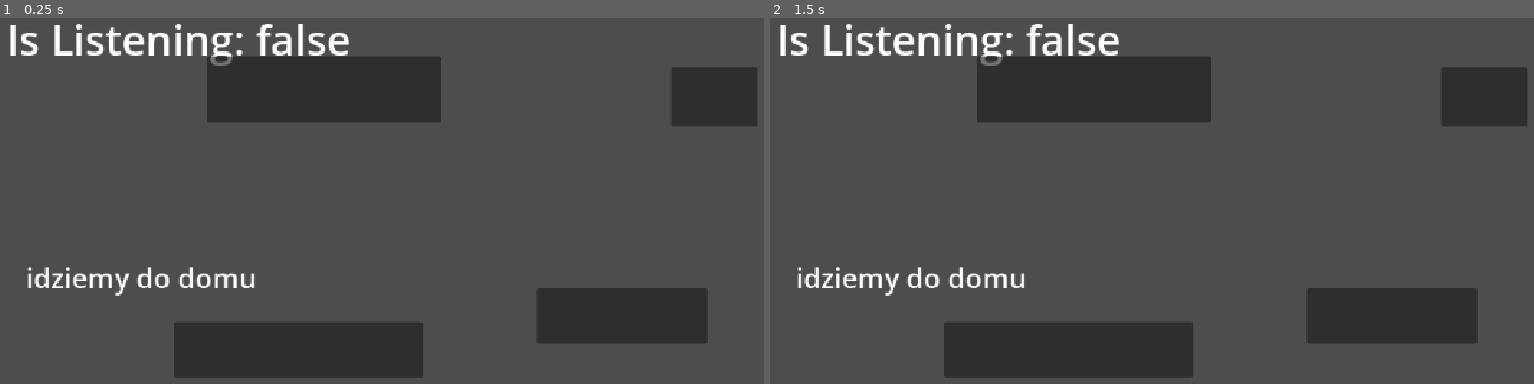
Above: before the commit, frames 1-2 (left to right).
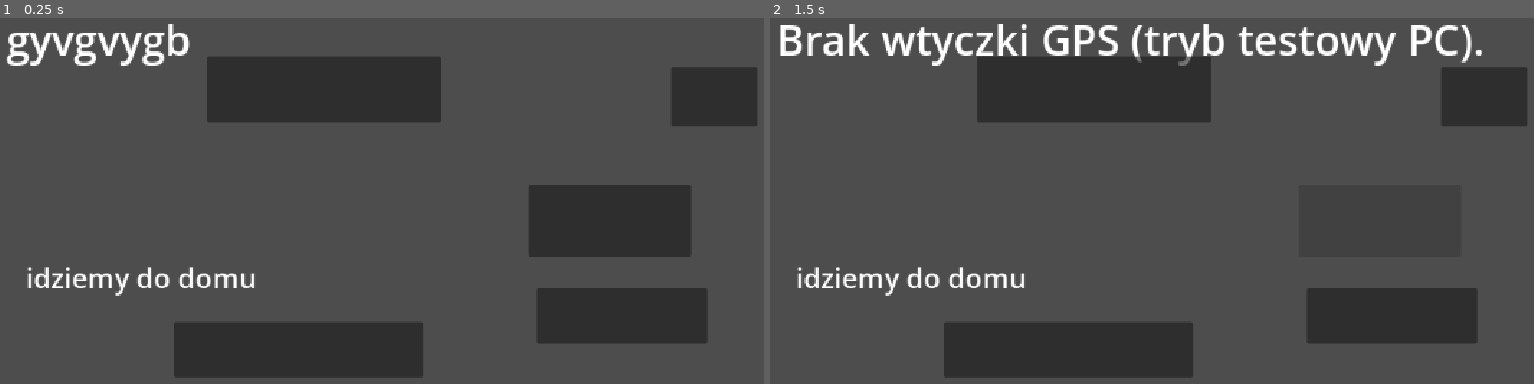
Above: after the commit, the same moments.

Repository: Soyer13/BestHaks-APP
Game: Godot game, scene res://widzety/test.tscn
Same seed, same stepped clock (60 frames per second), same inputs: the game is played once before the commit and once after it.
Inputs (mouse positions are in pixels of both pictures, inside the frame that each line leads up to):
- Up to frame 1 (0.25 s): no input
- Up to frame 2 (1.5 s): click (1067, 351) at 0.5 s; click (1381, 219) at 1.27 s

The runs differ from the first frame. In frame 1, 6.1% of the frame differs, in the area x 0-91%, y 1-66%; in frame 2, 3.7%.

Commit message:
practise mapper plugin

Diff:
--- /dev/null
+++ b/nowy-projekt-gry/skrypty/nowanadzieja.gd
@@ -0,0 +1,54 @@
+extends Node
+
+var gps_provider
+
+# Przeciągnij tutaj swoje węzły z edytora Godota (lub przypisz je przez kod)
+
+
+
+func _ready() -> void:
+	# Podłączenie sygnału uprawnień
+	get_tree().on_request_permissions_result.connect(permCheck)
+
+
+
+
+func permCheck(permName: String, wasGranted: bool) -> void:
+	if permName == "android.permission.ACCESS_FINE_LOCATION" and wasGranted:
+		enableGPS()
+
+func enableGPS() -> void:
+	if Engine.has_singleton("PraxisMapperGPSPlugin"):
+		gps_provider = Engine.get_singleton("PraxisMapperGPSPlugin")
+		if gps_provider != null:
+			if not gps_provider.onLocationUpdates.is_connected(_on_location_updates):
+				gps_provider.onLocationUpdates.connect(_on_location_updates)
+
+			gps_provider.StartListening()
+			if $Label:
+				$Label.text = "Nasłuchiwanie GPS..."
+	else:
+		print("PraxisMapperGPSPlugin działa tylko na urządzeniu Android.")
+		if $Label:
+			$Label.text = "Brak wtyczki GPS (tryb testowy PC)."
+
+# Odbieranie danych z pluginu i wyświetlanie na ekranie
+func _on_location_updates(location_data: Dictionary) -> void:
+	var latitude = location_data.get("latitude", 0.0)
+	var longitude = location_data.get("longitude", 0.0)
+	var accuracy = location_data.get("accuracy", 0.0)
+
+	# Formatowanie tekstu lokalizacji
+	var info_text = "Szerokość: " + str(latitude) + "\nDługość: " + str(longitude) + "\nDokładność: " + str(accuracy) + " m"
+
+	# Wypisanie w konsoli oraz przypisanie do etykiety (Label)
+	print(info_text)
+	if $Label != null:
+		$Label.text = info_text
+
+
+func _on_button_5_pressed() -> void:
+	print("Kliknięto przycisk - żądanie uprawnień i start GPS...")
+	var allowed = OS.request_permissions()
+	if allowed:
+		enableGPS()
--- a/nowy-projekt-gry/widzety/test.tscn
+++ b/nowy-projekt-gry/widzety/test.tscn
@@ -1,14 +1,10 @@
 [gd_scene format=3 uid="uid://bsrcdwwi8scyk"]
 
-[ext_resource type="Script" uid="uid://ck3c4nsqopo1w" path="res://skrypty/lokaliacja.gd" id="1_m616n"]
+[ext_resource type="Script" uid="uid://cksje4t3dvcmg" path="res://skrypty/nowanadzieja.gd" id="1_m616n"]
 [ext_resource type="Script" uid="uid://df4t2cvrey70h" path="res://skrypty/android_geolocation_plugin.gd" id="2_136ch"]
 
-[node name="Node2D" type="Node2D" unique_id=944990852 node_paths=PackedStringArray("android_plugin")]
+[node name="Node2D" type="Node2D" unique_id=944990852]
 script = ExtResource("1_m616n")
-android_plugin = NodePath("AndroidGeolocationPlugin")
-
-[node name="AndroidGeolocationPlugin" type="Node" parent="." unique_id=106993083]
-script = ExtResource("2_136ch")
 
 [node name="Label" type="Label" parent="." unique_id=657846870]
 offset_left = -558.0
@@ -59,7 +55,17 @@
 theme_override_font_sizes/font_size = 40
 text = "idziemy do domu"
 
+[node name="AndroidGeolocationPlugin" type="Node" parent="." unique_id=106993083]
+script = ExtResource("2_136ch")
+
+[node name="Button5" type="Button" parent="." unique_id=1131594155]
+offset_left = 194.0
+offset_top = -55.0
+offset_right = 428.0
+offset_bottom = 49.0
+
 [connection signal="pressed" from="Button" to="." method="_on_button_pressed"]
 [connection signal="pressed" from="Button2" to="." method="_on_button_2_pressed"]
 [connection signal="pressed" from="Button3" to="." method="_on_button_3_pressed"]
 [connection signal="pressed" from="Button4" to="." method="_on_button_4_pressed"]
+[connection signal="pressed" from="Button5" to="." method="_on_button_5_pressed"]
Not shown, changed: nowy-projekt-gry/addons/GeolocationPlugin/export_plugin.gd
Not shown, added: nowy-projekt-gry/skrypty/nowanadzieja.gd.uid
Not shown, changed: nowy-projekt-gry/bild/Nowy projekt gry.apk
Not shown, changed: nowy-projekt-gry/bild/Nowy projekt gry.apk.idsig
